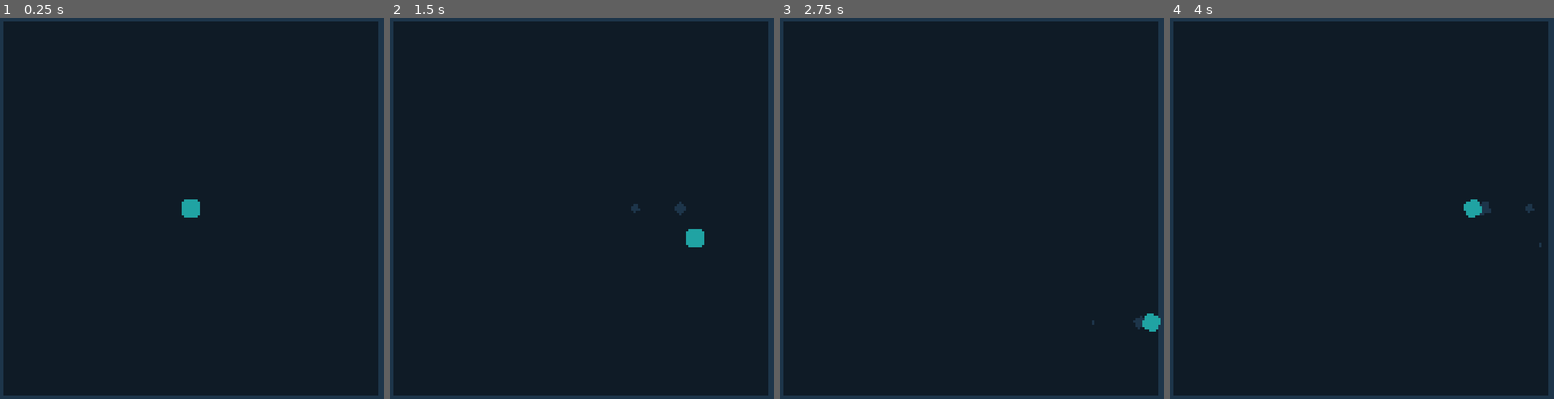
Above: before the commit, frames 1-4 (left to right).
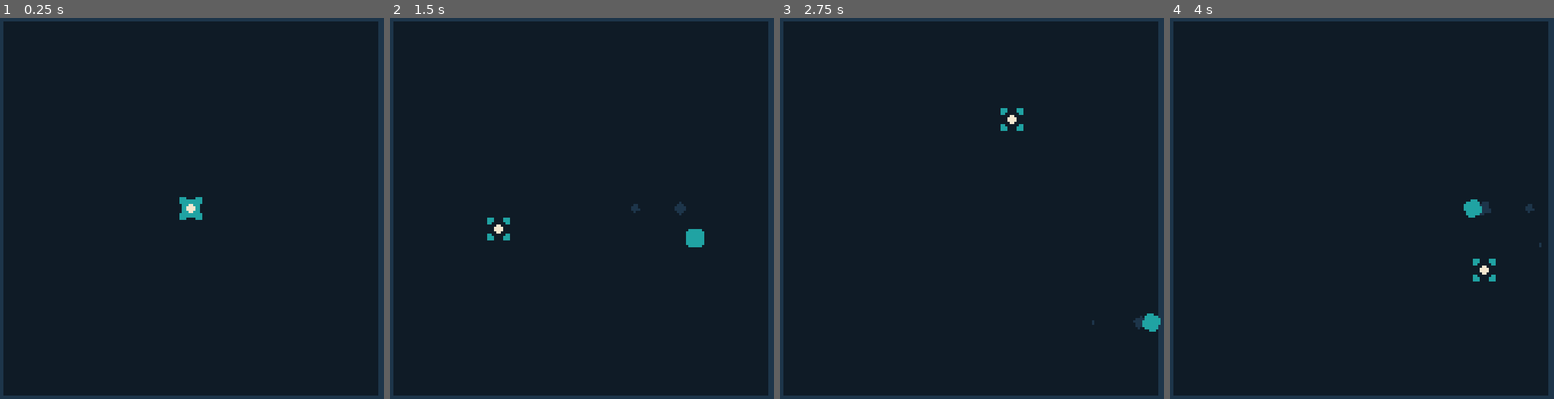
Above: after the commit, the same moments.

Repository: thcheetah777/Rogue
Game: Godot game, scene res://main.tscn
Same seed, same stepped clock (60 frames per second), same inputs: the game is played once before the commit and once after it.
Inputs (mouse positions are in pixels of both pictures, inside the frame that each line leads up to):
- Up to frame 1 (0.25 s): no input
- Up to frame 2 (1.5 s): tap Enter at 0.5 s; move the mouse to (670, 189) at 0.52 s; hold D (right) 0.53-1.28 s; move the mouse to (497, 227) at 1.27 s; hold S (down) from 1.28 s (still down)
- Up to frame 3 (2.75 s): move the mouse to (1010, 117) at 2.02 s; release S (down) at 2.03 s; hold D (right) from 2.03 s (still down)
- Up to frame 4 (4 s): tap Space at 2.75 s; move the mouse to (1338, 292) at 2.77 s; release D (right) at 2.78 s; hold W (up) 2.78-3.53 s; move the mouse to (1484, 269) at 3.52 s; hold A (left) from 3.53 s (still down)

The runs differ from the first frame. In frame 1, 0.1% of the frame differs, in the area x 46-53%, y 47-53%; in frame 2, 0.2%, in the area x 25-32%, y 52-59%; in frame 3, 0.2%; in frame 4, 0.2%.

Commit message:
🐭 custom mouse

Diff:
--- a/main.tscn
+++ b/main.tscn
@@ -1,9 +1,14 @@
-[gd_scene load_steps=3 format=3 uid="uid://b12ppqbxab0vk"]
+[gd_scene load_steps=4 format=3 uid="uid://b12ppqbxab0vk"]
 
+[ext_resource type="PackedScene" uid="uid://c2gng30xxg4gg" path="res://mouse.tscn" id="1_dv8dy"]
 [ext_resource type="PackedScene" uid="uid://cgiq1kt8weh2j" path="res://wall.tscn" id="1_wvsw4"]
 [ext_resource type="PackedScene" uid="uid://da1qb210gjvdg" path="res://player.tscn" id="2_jwm52"]
 
 [node name="Main" type="Node"]
+
+[node name="Canvas" type="CanvasLayer" parent="."]
+
+[node name="Mouse" parent="Canvas" instance=ExtResource("1_dv8dy")]
 
 [node name="World" type="Node2D" parent="."]
 
--- /dev/null
+++ b/mouse.gd
@@ -0,0 +1,7 @@
+extends TextureRect
+
+func _ready() -> void:
+	Input.mouse_mode = Input.MOUSE_MODE_HIDDEN
+
+func _process(_delta: float) -> void:
+	global_position = get_global_mouse_position() - size / 2
--- /dev/null
+++ b/mouse.tscn
@@ -0,0 +1,11 @@
+[gd_scene load_steps=3 format=3 uid="uid://c2gng30xxg4gg"]
+
+[ext_resource type="Texture2D" uid="uid://bc23i0yrj5rry" path="res://assets/mouse.png" id="1_wv3yt"]
+[ext_resource type="Script" path="res://mouse.gd" id="2_tp56t"]
+
+[node name="Mouse" type="TextureRect"]
+offset_right = 10.0
+offset_bottom = 10.0
+texture = ExtResource("1_wv3yt")
+stretch_mode = 3
+script = ExtResource("2_tp56t")
